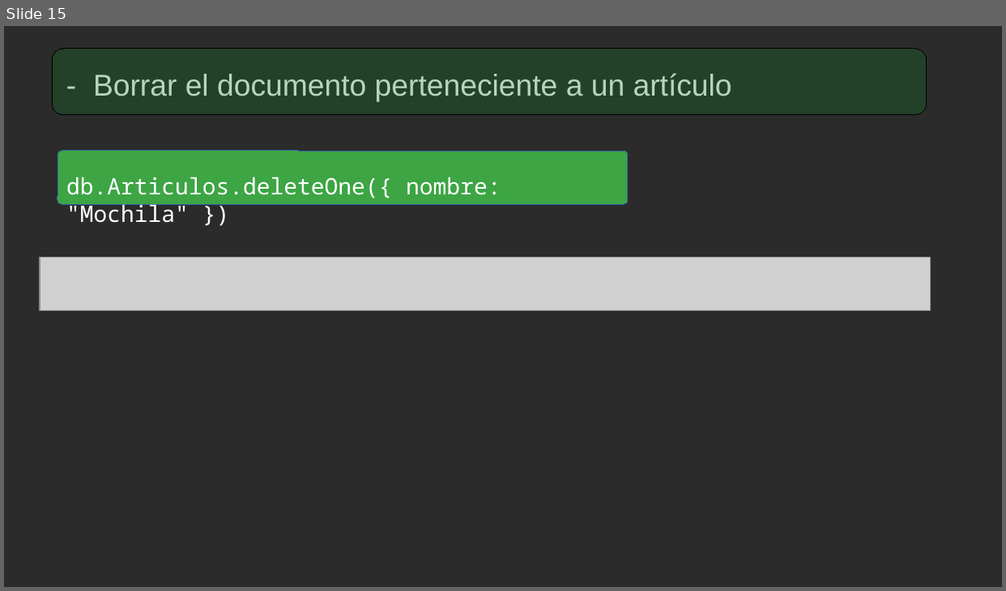
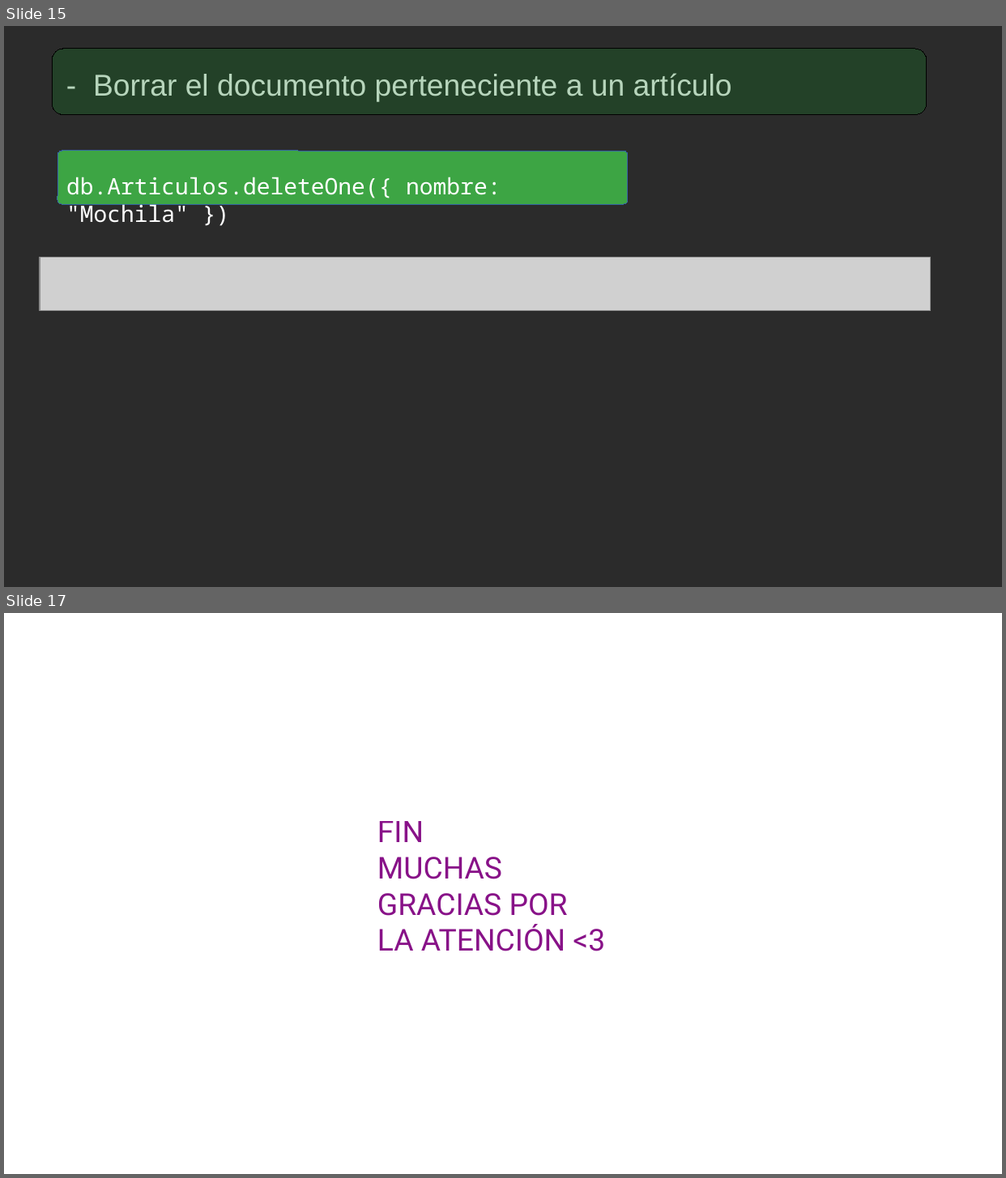
Before and after one commit to gineeesss/BBDD, a slide deck: 3 Trimestre/mongoDb/Ginés_bbddNoSQL.odp. Shown one above the other, each under a label of ours: slide 15 before the commit, slides 15 and 17 after it; the slides between them are not shown. The pictures are 1006x591 and 1006x1178 pixels, drawn with LibreOffice and Linux fonts; fonts in the diff are those of the drawing; grey boxes stand for pictures; background and template pictures are left out; a plain dark background stands for a picture behind light text. Boxes give left, top, right and bottom in pixels: in the first picture for what was removed or moved away, otherwise in the second. Text is boxed around its words. In the diff, an @@ line names an element or a change of style, - is before the commit and + after.

```diff
--- a/3 Trimestre/mongoDb/Ginés_bbddNoSQL.odp
+++ b/3 Trimestre/mongoDb/Ginés_bbddNoSQL.odp
@@ slide 17 added at (x1=4, y1=613, x2=1002, y2=1174), background picture (left out) @@
@@ text added at (x1=377, y1=821, x2=605, y2=952), 24 pt, text gradient #800080 to #FFBF00 @@
+FIN
+MUCHAS
+GRACIAS POR
+LA ATENCIÓN <3
```
Also in this commit, not shown: 5 slides changed, 1 slide removed, 1 other file.
